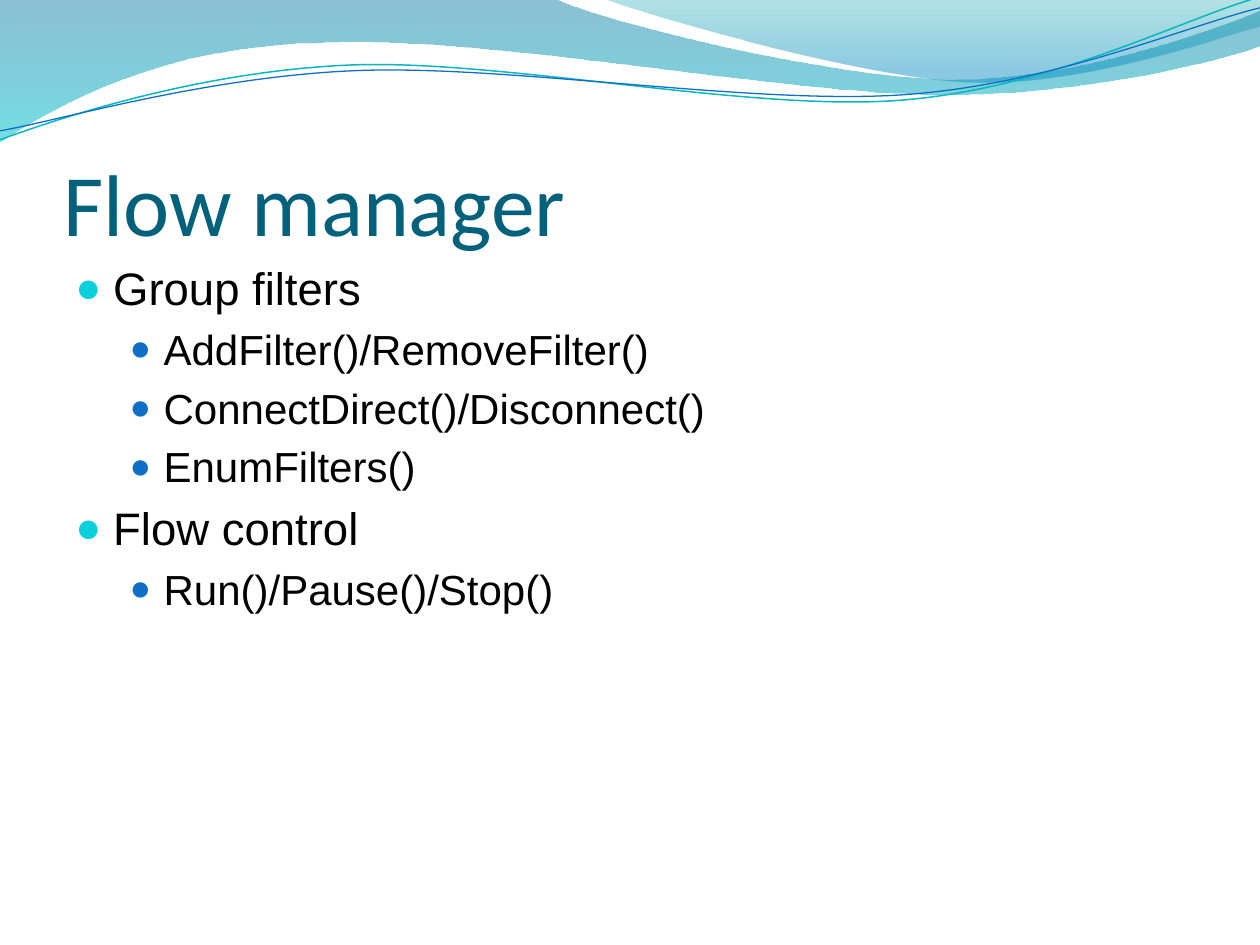
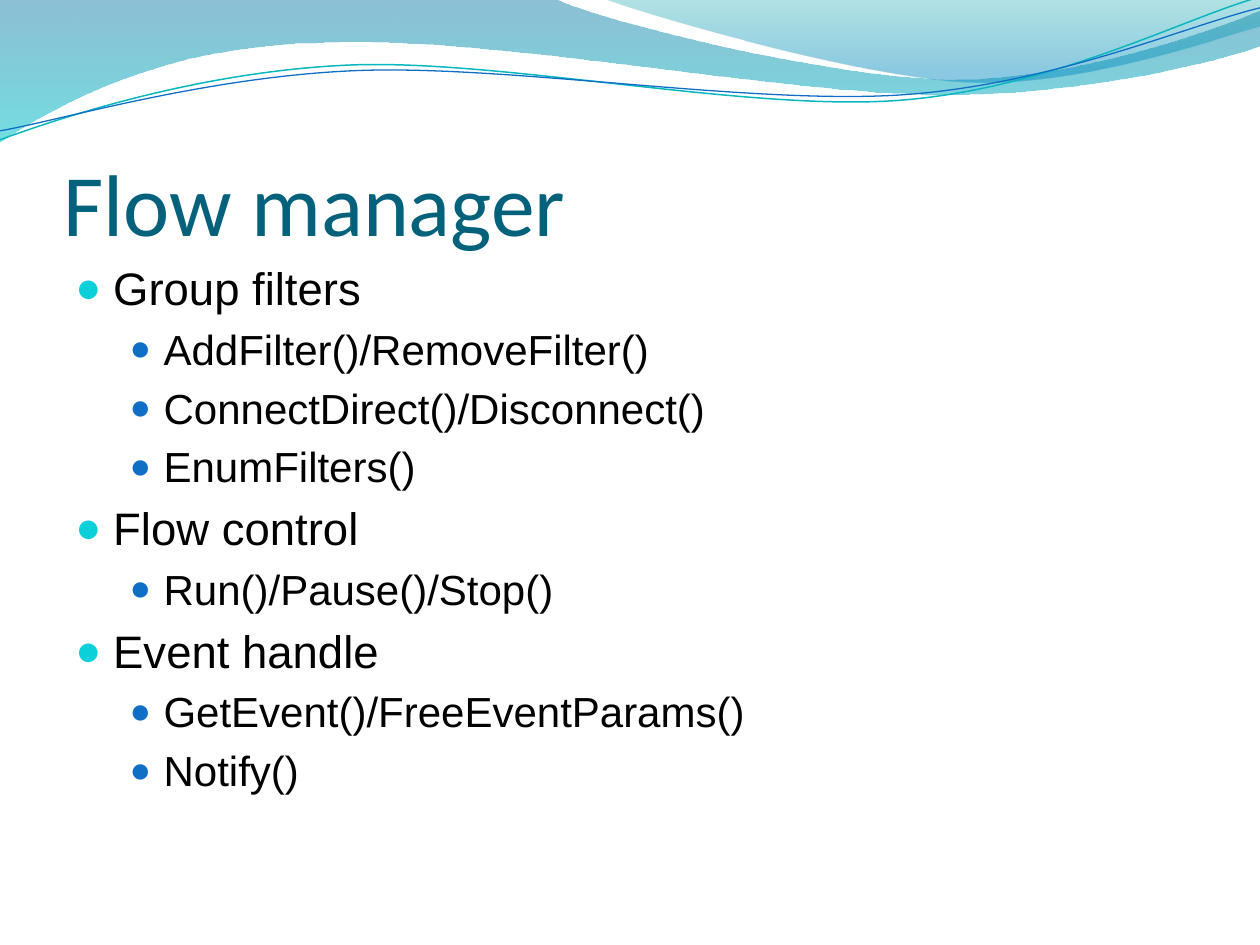
Before and after one commit to wlshiu/my_note, a slide deck: slide 5 of note_rtk/media_playback_flow.pptx. Drawn at 1260x945 pixels with LibreOffice and Linux fonts; fonts in the diff are those of the drawing; background and template pictures are left out. Boxes give left, top, right and bottom in pixels: in the first picture for what was removed or moved away, otherwise in the second. Text is boxed around its words. In the diff, an @@ line names an element or a change of style, - is before the commit and + after.

```diff
--- a/note_rtk/media_playback_flow.pptx
+++ b/note_rtk/media_playback_flow.pptx
@@ text at [113, 635, 745, 795]: paragraphs added @@
+● Event handle
+  ● GetEvent()/FreeEventParams()
+  ● Notify()
```
Also in this commit, not shown: 22 other files.
